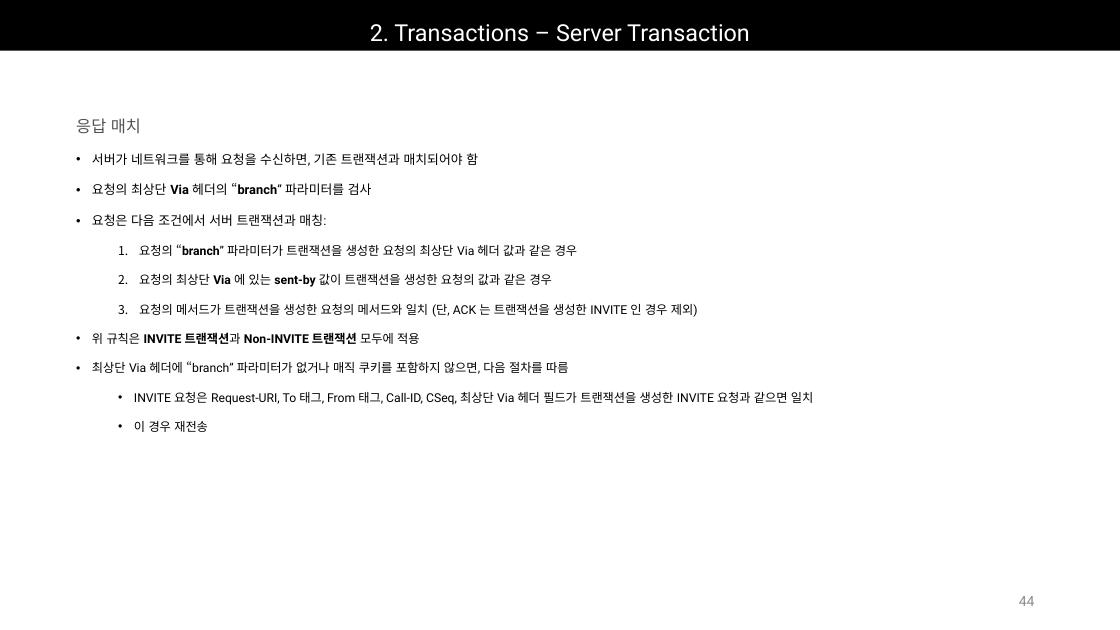
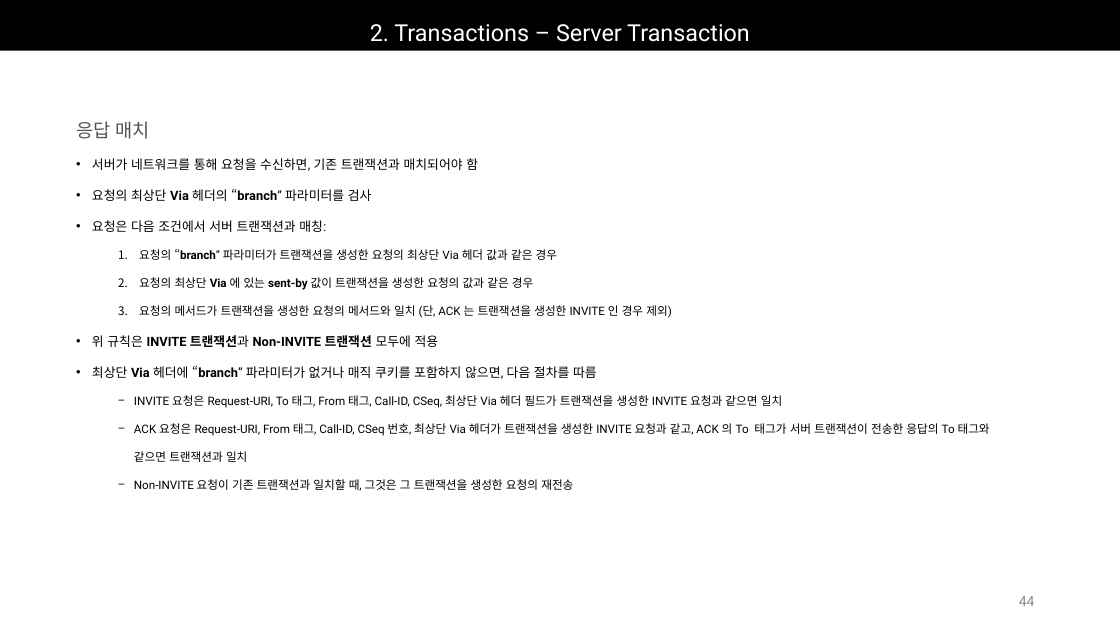
Before and after one commit to Epsilonely/SIP-Survey, a slide deck: slide 44 of 세미나 3차.pptx. Drawn at 1120x630 pixels with LibreOffice and Linux fonts; fonts in the diff are those of the drawing. Boxes give left, top, right and bottom in pixels: in the first picture for what was removed or moved away, otherwise in the second. Text is boxed around its words. In the diff, an @@ line names an element or a change of style, - is before the commit and + after.

```diff
--- a/세미나 3차.pptx
+++ b/세미나 3차.pptx
@@ text at [76, 121, 782, 408]: size 14 to 16 pt in "응답 매치"; size 10.5 to 10 pt in "요청의 “branch” 파라미터가 트랜잭션을 생성한 요청의 최상단 ...", "요청의 최상단 Via 에 있는 sent-by 값이 ...", "요청의 메서드가 트랜잭션을 생성한 요청의 메서드와 일치 ...", "INVITE 요청은 Request-URI, To 태그, From 태그, ..."; size 10.5 to 11 pt in "위 규칙은 INVITE 트랜잭션과 Non-INVITE 트랜잭션 모두에 ...", "최상단 Via 헤더에 “branch” 파라미터가 없거나 매직 ..."; bold on in "Via “branch”"; bullet • to − @@
@@ text at [134, 423, 990, 491]: text changed; size 10.5 to 10 pt @@
-  • 이 경우 재전송
+  − ACK 요청은 Request-URI, From 태그, Call-ID, CSeq 번호, 최상단 Via 헤더가 트랜잭션을 생성한 INVITE 요청과 같고, ACK 의 To 태그가 서버 트랜잭션이 전송한 응답의 To 태그와
+    같으면 트랜잭션과 일치
+  − Non-INVITE 요청이 기존 트랜잭션과 일치할 때, 그것은 그 트랜잭션을 생성한 요청의 재전송
```
Also in this commit, not shown: 6 other slides changed, 8 slides added, 2 other files.
